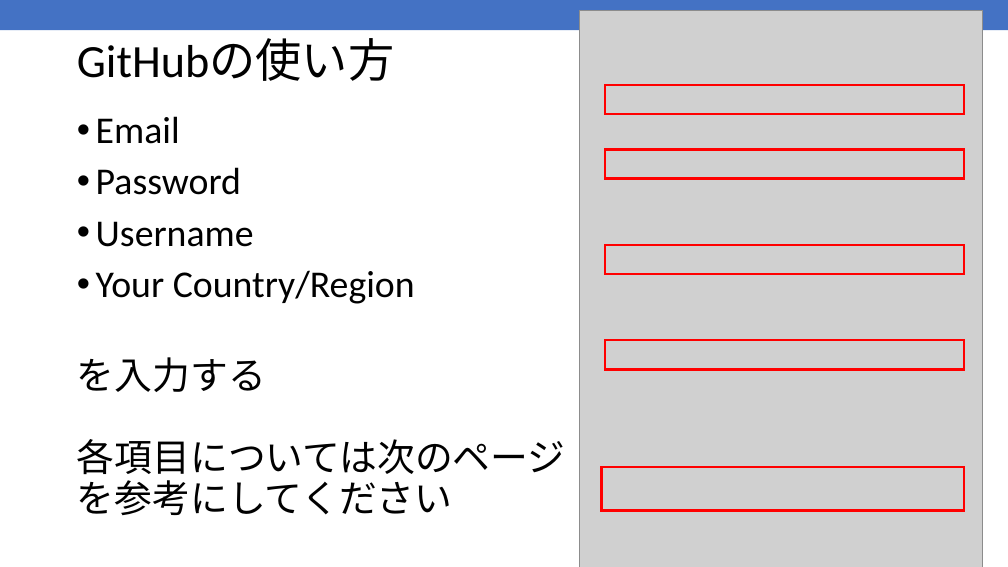
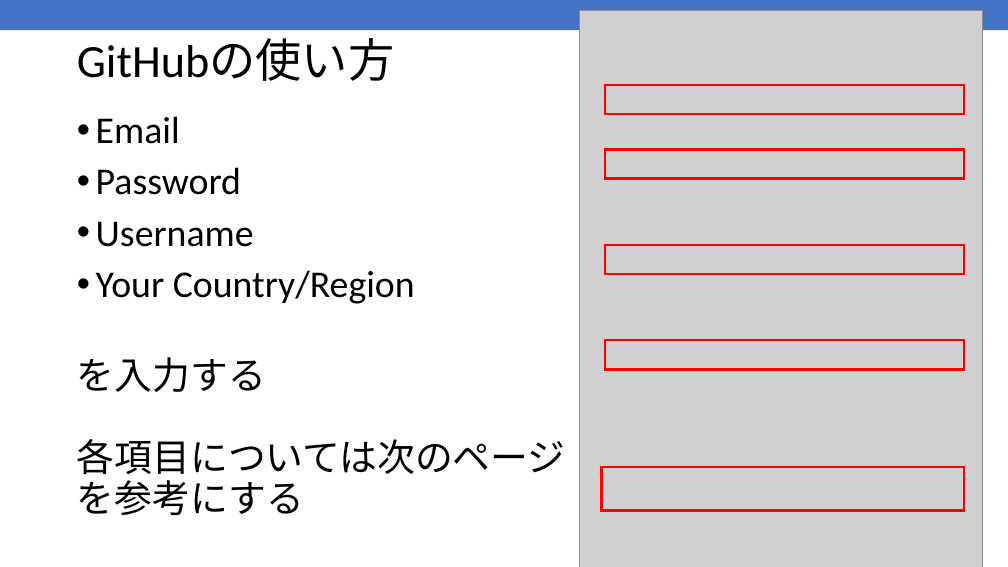
Before and after one commit to kic-murata/cpp2025, a slide deck: slide 3 of 授業資料/GitHub登録方法.pptx. Drawn at 1008x567 pixels with LibreOffice and Linux fonts; fonts in the diff are those of the drawing; grey boxes stand for pictures. Boxes give left, top, right and bottom in pixels: in the first picture for what was removed or moved away, otherwise in the second. Text is boxed around its words. In the diff, an @@ line names an element or a change of style, - is before the commit and + after.

```diff
--- a/授業資料/GitHub登録方法.pptx
+++ b/授業資料/GitHub登録方法.pptx
@@ text at [77,357,566,515]: text changed @@
-を入力する
-各項目については次のページ
-を参考にしてください
+を入力する
+各項目については次のページ
+を参考にする
```
Also in this commit, not shown: 24 other slides changed.
